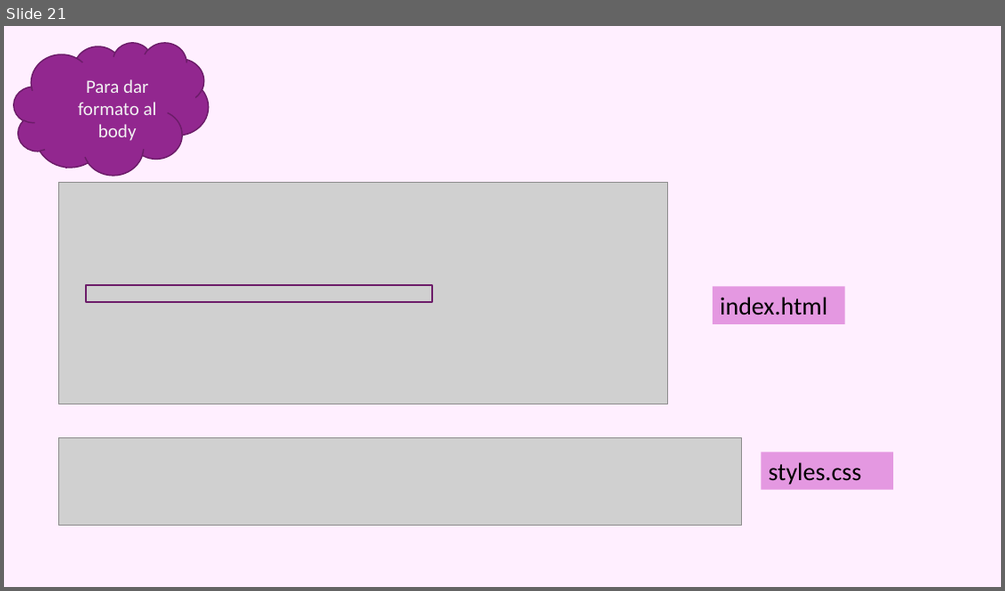
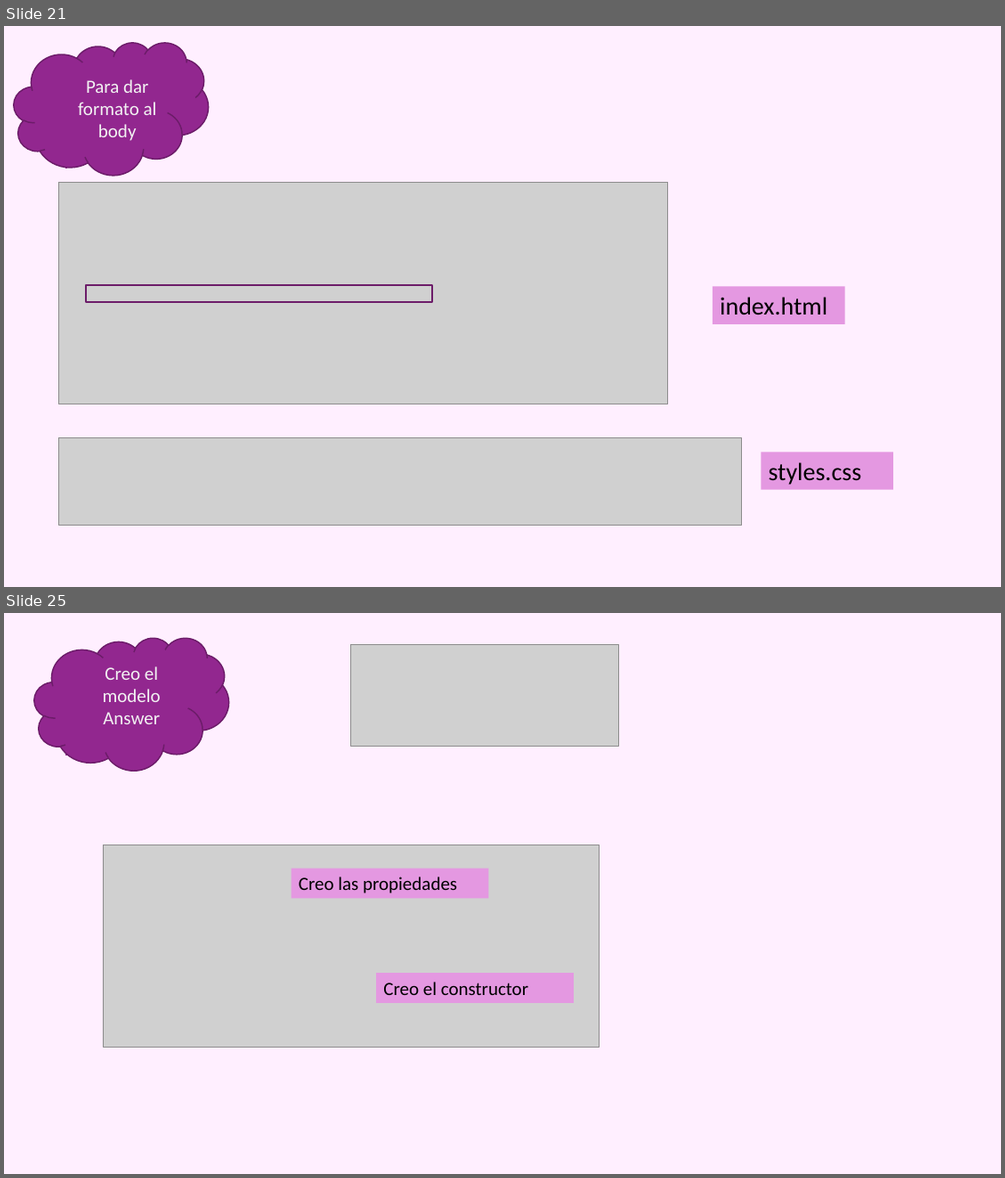
Before and after one commit to azaharafernandezguizan/STEMTrivial, a slide deck: Documents/Trivial_Aurelia.pptx. Shown one above the other, each under a label of ours: slide 21 before the commit, slides 21 and 25 after it; the slides between them are not shown. The pictures are 1005x591 and 1005x1178 pixels, drawn with LibreOffice and Linux fonts; fonts in the diff are those of the drawing; grey boxes stand for pictures. Boxes give left, top, right and bottom in pixels: in the first picture for what was removed or moved away, otherwise in the second. Text is boxed around its words. In the diff, an @@ line names an element or a change of style, - is before the commit and + after.

```diff
--- a/Documents/Trivial_Aurelia.pptx
+++ b/Documents/Trivial_Aurelia.pptx
@@ slide 25 added at <box>4,613,1001,1174</box>, background #FFEFFF; not listed: 1 template element that a slide beside it also shows @@
@@ cloud added at <box>34,638,229,770</box>, fill #92278F, outline #6C1D6A 1.25 pt @@
@@ picture added at <box>351,644,619,746</box> @@
@@ text added at <box>103,666,161,724</box>, 18 pt, text #F2F2F2 @@
+Creo el modelo Answer
@@ picture added at <box>103,844,599,1046</box> @@
@@ rectangle added at <box>291,868,488,898</box>, fill #E498E1, 18 pt, text #000000 @@
+Creo las propiedades
@@ rectangle added at <box>376,973,574,1003</box>, fill #E498E1, 18 pt, text #000000 @@
+Creo el constructor
```
Also in this commit, not shown: 2 slides changed, 6 other slides added, 1 slide removed, 5 other files.
